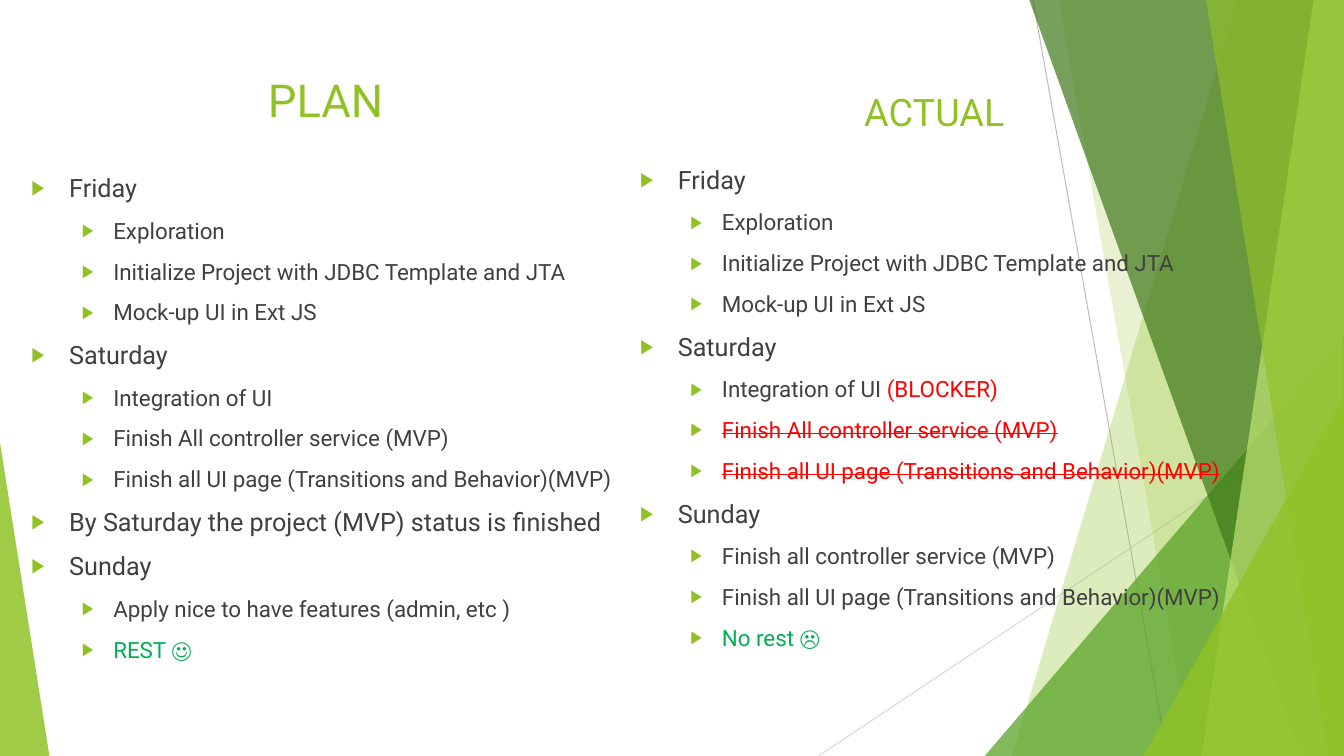
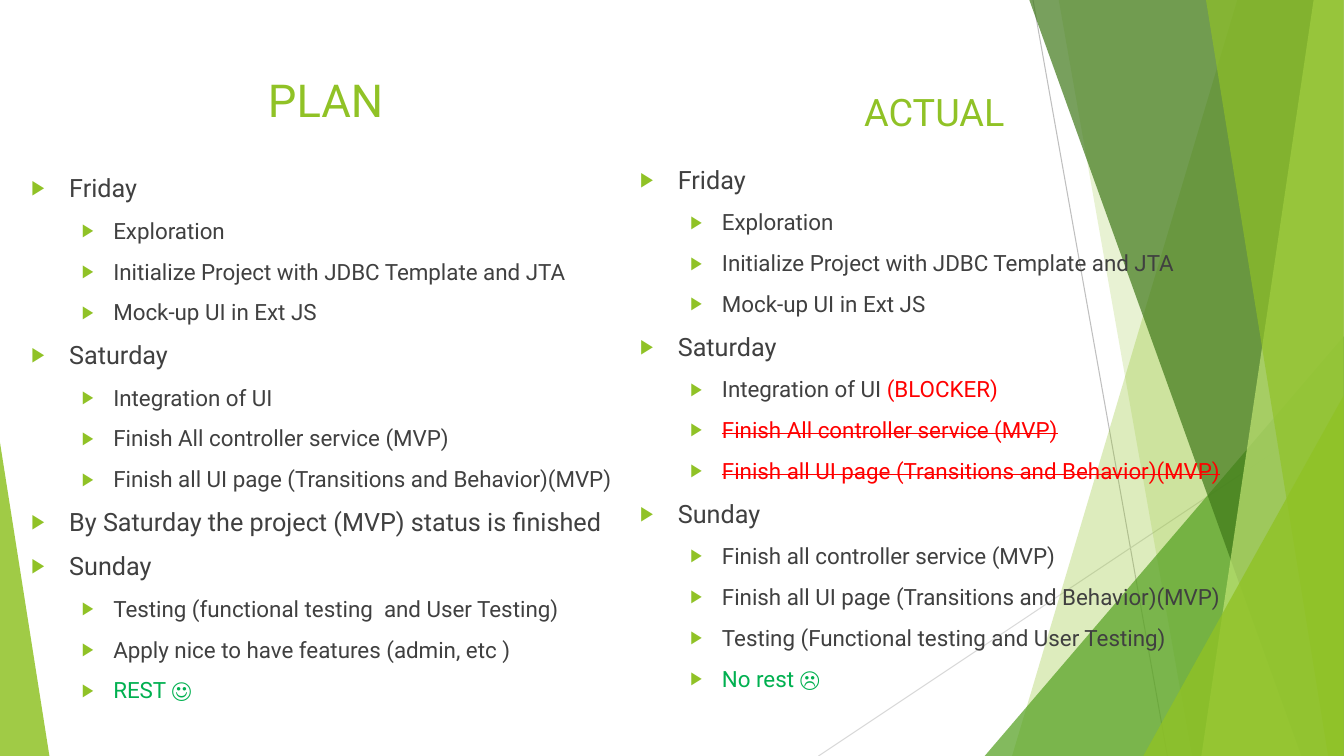
Before and after one commit to MNLBC/Group1Projects, a slide deck: slide 7 of W5Project/PPT/GROUP 1-Week 5.pptx (slide 6 before the commit). Drawn at 1344x756 pixels with LibreOffice and Linux fonts; fonts in the diff are those of the drawing. Boxes give left, top, right and bottom in pixels: in the first picture for what was removed or moved away, otherwise in the second. Text is boxed around its words. In the diff, an @@ line names an element or a change of style, - is before the commit and + after.

Commit message:
Update final ppt

```diff
--- a/W5Project/PPT/GROUP 1-Week 5.pptx
+++ b/W5Project/PPT/GROUP 1-Week 5.pptx
@@ text at (113, 599, 558, 622): paragraph added @@
+  ▶ Testing (functional testing and User Testing)
@@ text at (722, 625, 1165, 652): paragraph added @@
+  ▶ Testing (Functional testing and User Testing)
```
Also in this commit, not shown: 1 other slide changed, 1 slide added.
